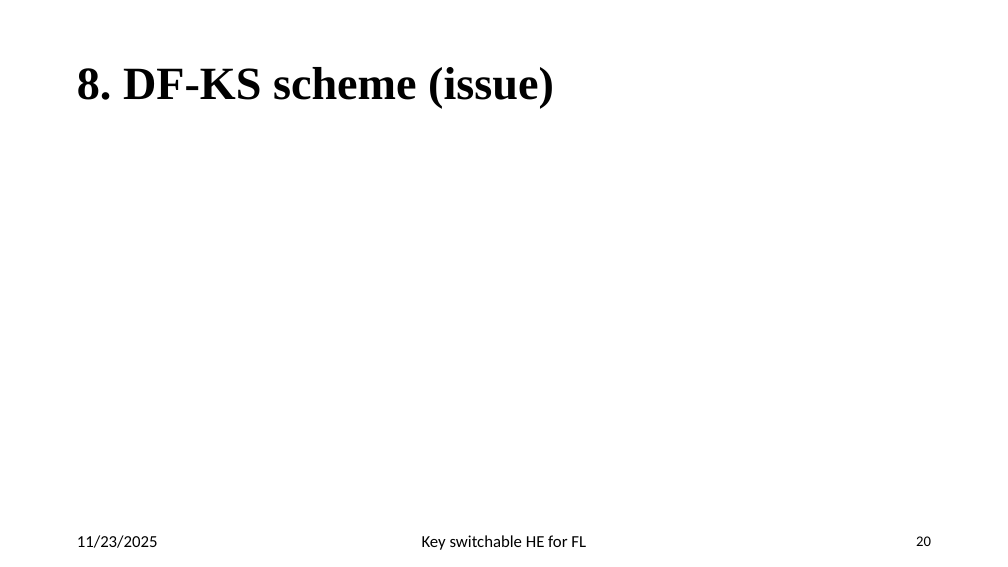
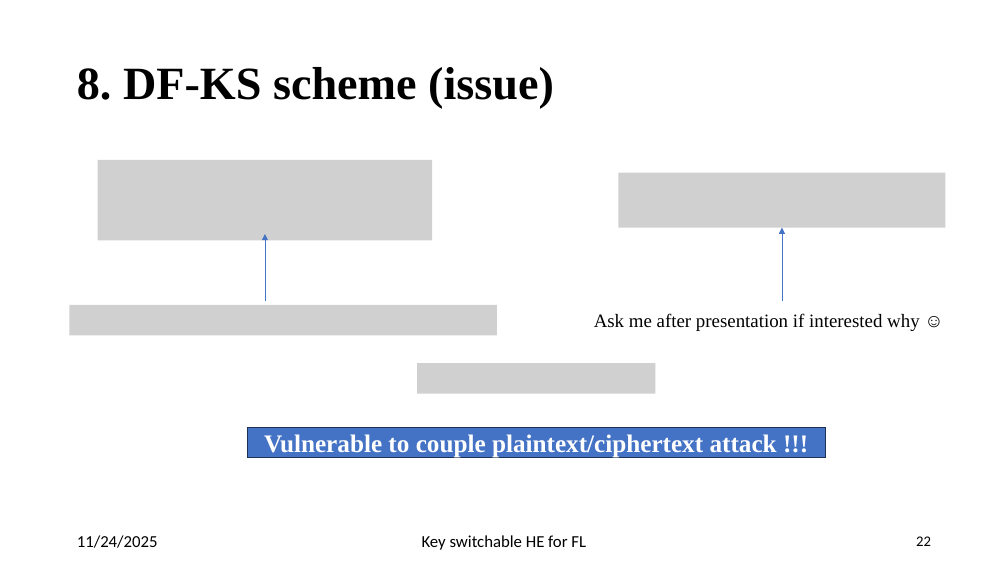
Before and after one commit to pyb0b/master-thesis-report, a slide deck: slide 22 of Final Presentation.pptx (slide 20 before the commit). Drawn at 1008x567 pixels with LibreOffice and Linux fonts; fonts in the diff are those of the drawing; grey boxes stand for pictures. Boxes give left, top, right and bottom in pixels: in the first picture for what was removed or moved away, otherwise in the second. Text is boxed around its words. In the diff, an @@ line names an element or a change of style, - is before the commit and + after.

```diff
--- a/Final Presentation.pptx
+++ b/Final Presentation.pptx
@@ picture added at <box>98,160,432,240</box> @@
@@ picture added at <box>619,172,946,228</box> @@
@@ arrow added from (265, 302) to (265, 234), #4472C4 0.5 pt @@
@@ arrow added from (782, 302) to (782, 228), #4472C4 0.5 pt @@
@@ picture added at <box>70,305,498,335</box> @@
@@ text added at <box>594,313,920,331</box>, 18 pt, text #000000 @@
+Ask me after presentation if interested why ☺
@@ picture added at <box>417,363,656,393</box> @@
@@ rectangle added at <box>247,428,825,458</box>, fill #4472C4, outline #1E3256 1 pt, 24 pt, text #FFFFFF, bold @@
+Vulnerable to couple plaintext/ciphertext attack !!!
@@ text at <box>77,535,158,548</box>: text changed @@
-11/23/2025
+11/24/2025
@@ page number at <box>916,536,931,546</box>: text changed @@
-20
+22
```
Also in this commit, not shown: 22 other slides changed, 2 slides added, 1 other file.
